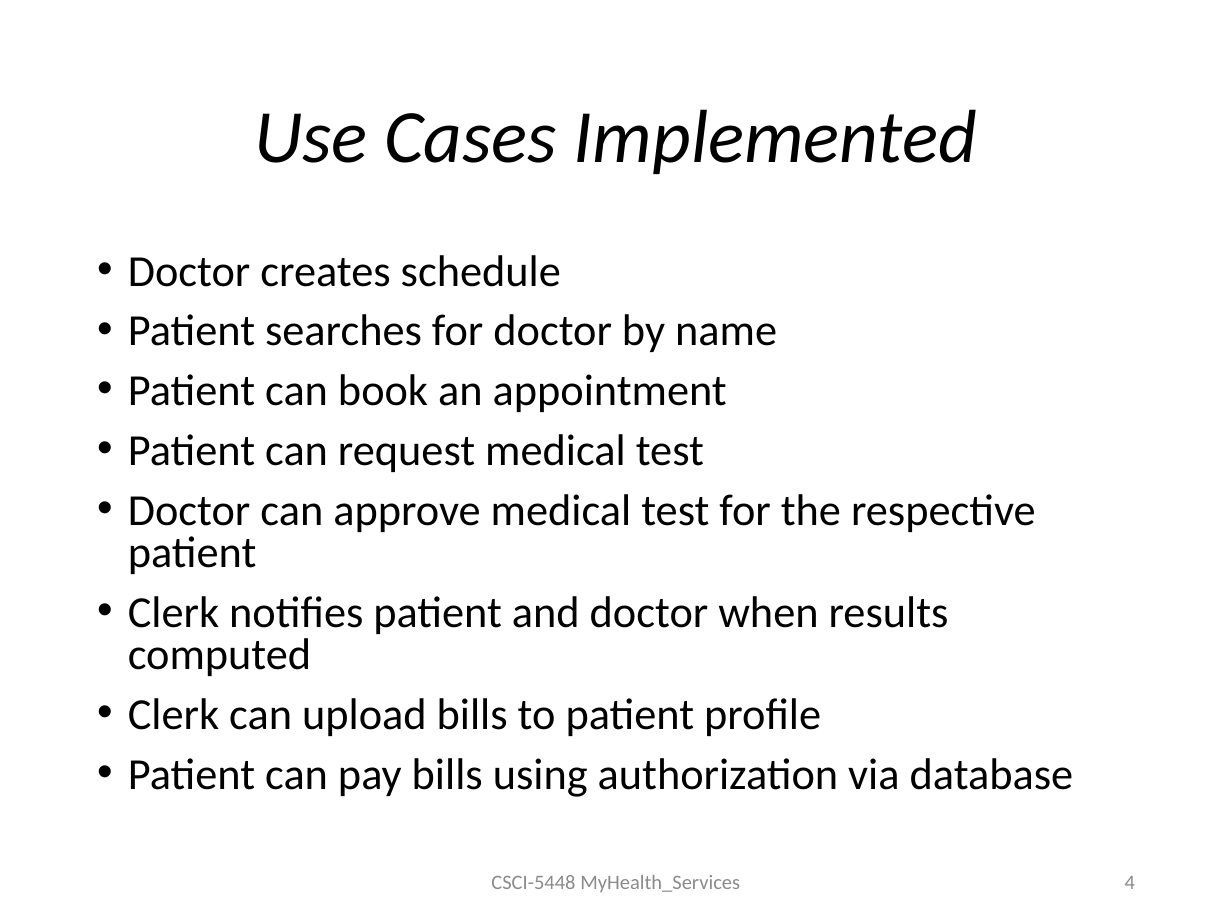
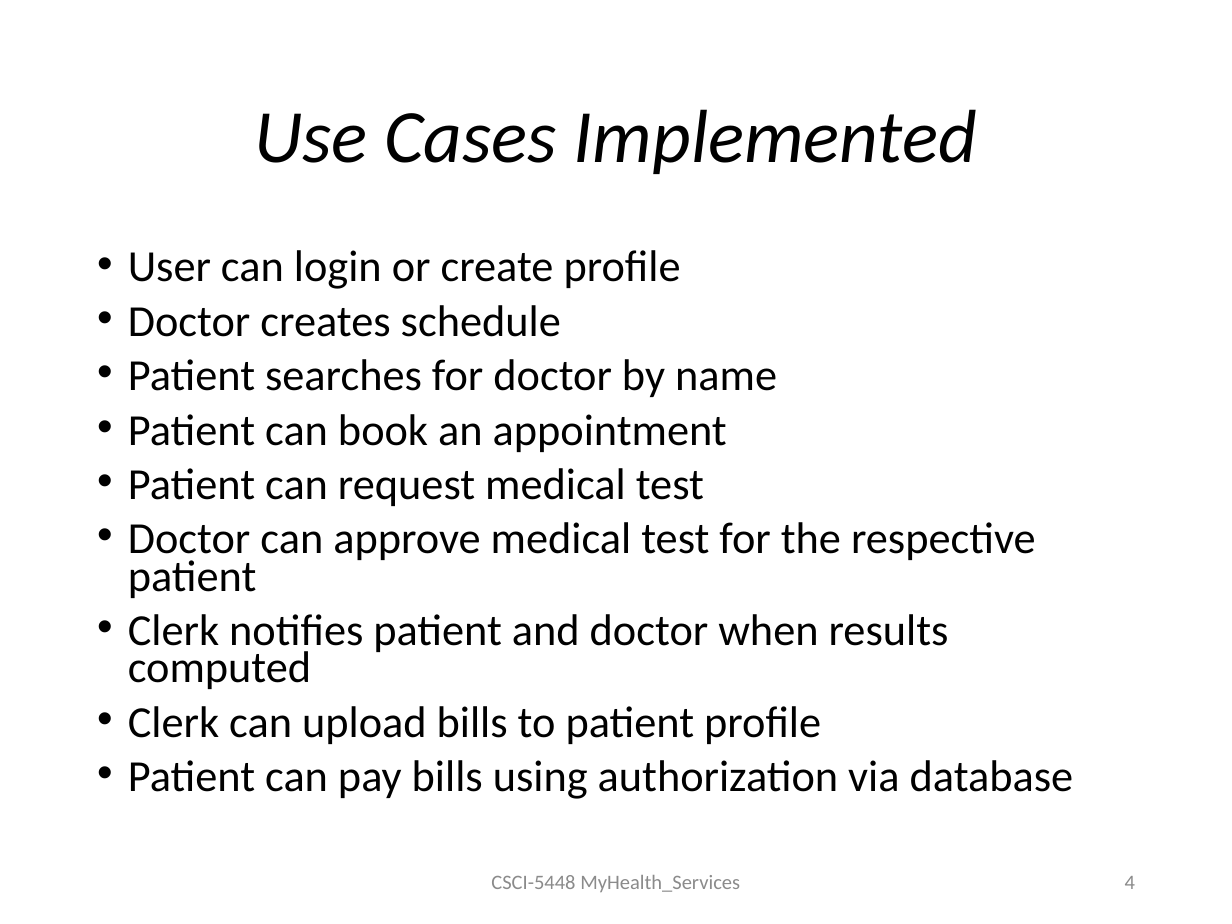
Before and after one commit to aarbac/MyHealth_Services, a slide deck: slide 4 of Presentation.pptx. Drawn at 1232x924 pixels with LibreOffice and Linux fonts; fonts in the diff are those of the drawing. Boxes give left, top, right and bottom in pixels: in the first picture for what was removed or moved away, otherwise in the second. Text is boxed around its words. In the diff, an @@ line names an element or a change of style, - is before the commit and + after.

Commit message:
Use cases added

```diff
--- a/Presentation.pptx
+++ b/Presentation.pptx
@@ text at (128, 250, 681, 289): paragraph added @@
+• User can login or create profile
@@ text at (128, 305, 1074, 799): line spacing 0.8 to 0.7 @@
```
Also in this commit, not shown: 5 slides added.
